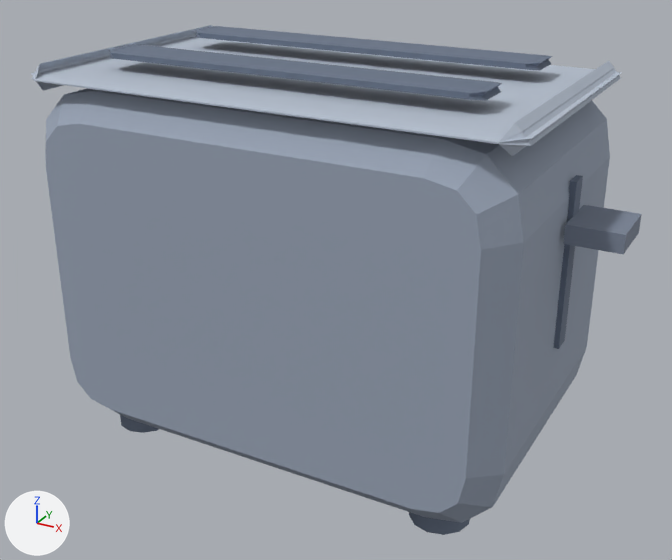
What one commit did to the glTF model homeos/frontend/public/static/3d-studio/models/toaster.glb.
The view is the same before and after, from a 50 mm lens placed at (0.209, -0.396, 0.285), pointed at (-0.004, -0.008, 0.091). Every picture has the same lights, and +X, +Y and +Z are marked at lower left. The older version comes first. Where no turn or scale is listed for an object, it has been applied to the vertices.

Objects in the first picture: 'accent', 'body', 'dark', 'soft'.
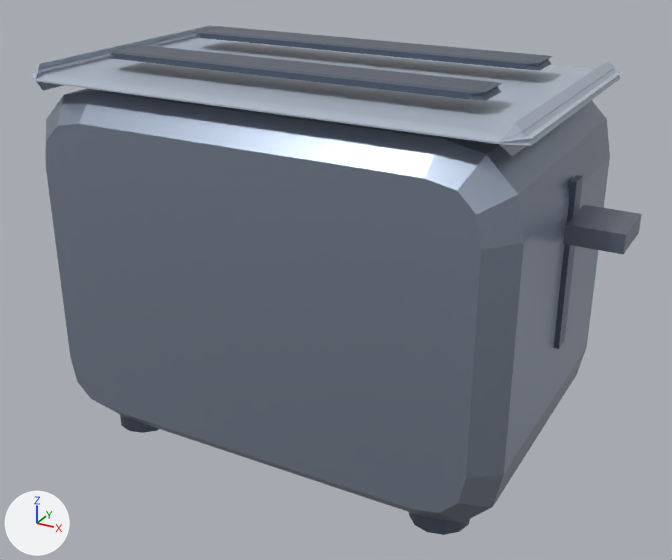
Changed parts and their boxes [x1, y1, x2, y2] in the pictures (672 x 560 px):
'body', surface changed (darker)
    both: [45, 88, 610, 523]
'dark', surface changed
    both: [109, 26, 583, 535]
'accent', surface changed
    both: [563, 210, 642, 254]

What changed in the scene script:
```text
Change mat_toaster_candidate_body:
    mat_toaster_candidate_body.roughness: 0.82 -> 0.32
    mat_toaster_candidate_body.metallic: 0.0 -> 0.72
Change mat_toaster_candidate_soft:
    mat_toaster_candidate_soft.roughness: 0.82 -> 0.36
Change mat_toaster_candidate_dark:
    mat_toaster_candidate_dark.metallic: 0.0 -> 0.72
Change mat_toaster_candidate_accent:
    mat_toaster_candidate_accent.metallic: 0.0 -> 0.72
```
